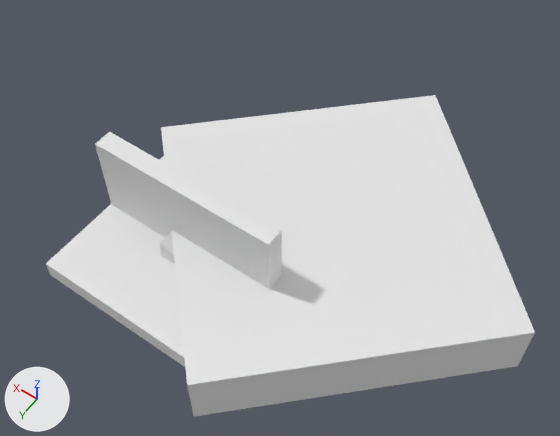
A saved change to the Blender file projects/marloth/client/assets/blend/models/architecture/architecture.blend.
Both versions are drawn from a 50 mm camera at (-16.6, 15.8, 31.4) aimed at (-1.9, -4.8, -1.0). Every picture has the same lights, and +X, +Y and +Z are marked at lower left. The same objects are shown in both versions, whatever each file hides.

Before the edit, the objects in view are built like this:
```python
me_cube_005 = bpy.data.meshes.new('Cube.005')
me_cube_005.from_pydata(...)  # a box spanning x -1.0..1.0, y -1.0..1.0, z -1.0..1.0
me_square_floor_half_diagonal = bpy.data.meshes.new('square-floor-half-diagonal')
me_square_floor_half_diagonal.from_pydata(...)  # a box spanning x -5.0..5.0, y -5.0..5.0, z -0.5..0.5
me_square_floor_half_diagonal.materials.append(mat_reference)  # white #e7e7e7
me_square_wall_window = bpy.data.meshes.new('square-wall-window')
me_square_wall_window.from_pydata(...)  # 8 vertices, 6 faces; spans x -5.01..4.98, y -0.5..0.5, z -4.99..5.0
me_square_wall_window.materials.append(mat_reference)  # white #e7e7e7
ob_diagonal_floor_cutout = bpy.data.objects.new('diagonal-floor-cutout', me_cube_005)
ob_diagonal_floor_cutout.parent = ob_square_floor_half_diagonal
ob_diagonal_floor_cutout.location = (-5.045, -4.459, 0.0)
ob_diagonal_floor_cutout.rotation_euler = (0.0, 0.0, 0.785)  # degrees (0, 0, 45)
ob_diagonal_floor_cutout.scale = (7.6, 7.6, 1.58)
ob_square_floor_half_diagonal = bpy.data.objects.new('square-floor-half-diagonal', me_square_floor_half_diagonal)
ob_square_floor_half_diagonal.location = (0.0, 0.0, 0.0)
_m = ob_square_floor_half_diagonal.modifiers.new('Boolean', 'BOOLEAN')
_m.object = ob_diagonal_floor_cutout
_m.solver = 'FLOAT'
_m = ob_square_floor_half_diagonal.modifiers.new('Triangulate', 'TRIANGULATE')
_m.quad_method = 'BEAUTY'
ob_square_wall_window = bpy.data.objects.new('square-wall-window', me_square_wall_window)
ob_square_wall_window.location = (-0.03, -0.02, 0.0)
_m = ob_square_wall_window.modifiers.new('Boolean', 'BOOLEAN')
_m.object = ob_window_cut
_m.solver = 'FLOAT'
_m = ob_square_wall_window.modifiers.new('Triangulate', 'TRIANGULATE')
_m.quad_method = 'BEAUTY'
```
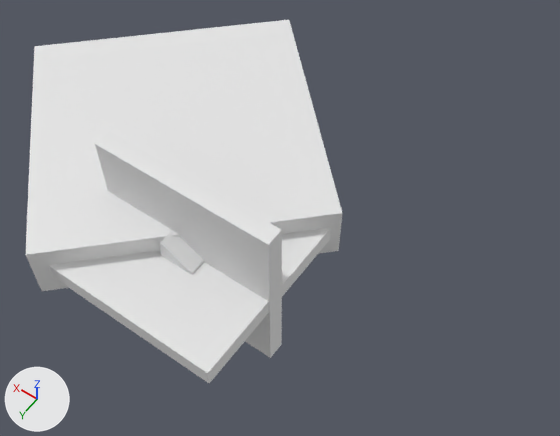
Where the change shows, as pixel boxes [x1, y1, x2, y2] in the pictures (560 x 436 px):
'diagonal-floor-cutout', moved, rescaled (15% narrower, 16% shorter): before [161, 95, 535, 417]; after [25, 20, 342, 291]
'window-cut', unchanged, uncovered by the edit: before [160, 230, 175, 264]; after [160, 230, 204, 275]

The change, as a diff of the scene's bpy script:
```diff
--- a/projects/marloth/client/assets/blend/models/architecture/architecture.blend.py
+++ b/projects/marloth/client/assets/blend/models/architecture/architecture.blend.py
@@ ob_diagonal_floor_cutout @@
 ob_diagonal_floor_cutout.parent = ob_square_floor_half_diagonal
-ob_diagonal_floor_cutout.location = (-5.045, -4.459, 0.0)
+ob_diagonal_floor_cutout.location = (5.385, -5.176, 0.0)
 ob_diagonal_floor_cutout.rotation_euler = (0.0, 0.0, 0.785)  # degrees (0, 0, 45)
```
